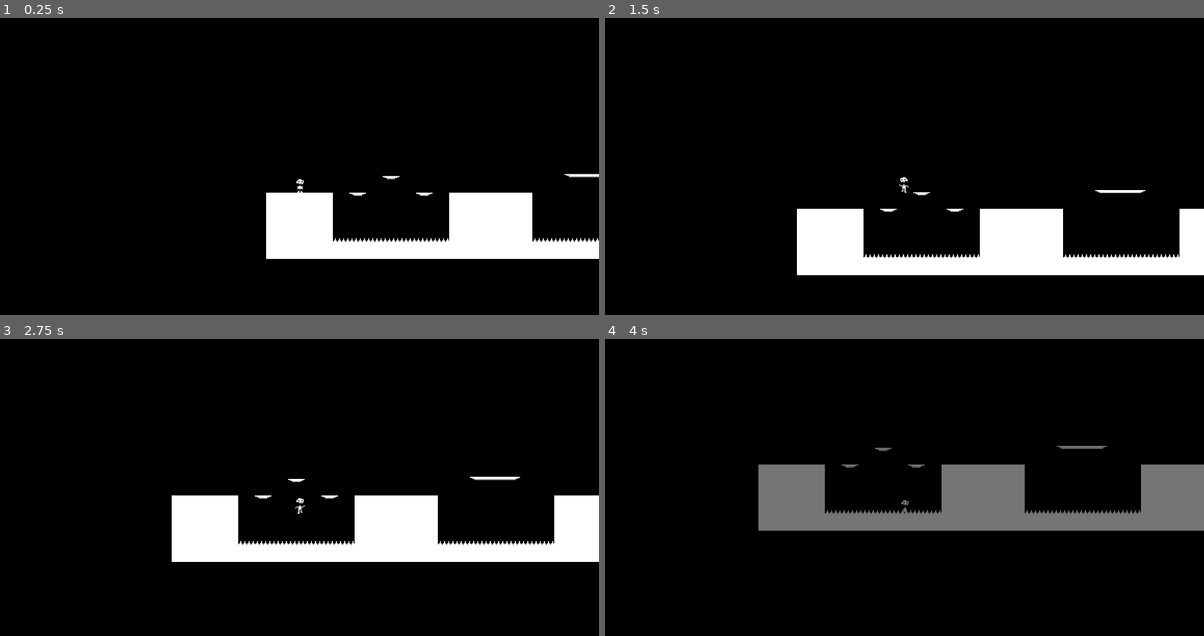
Above: before the commit, frames 1-4 (two rows, left to right).
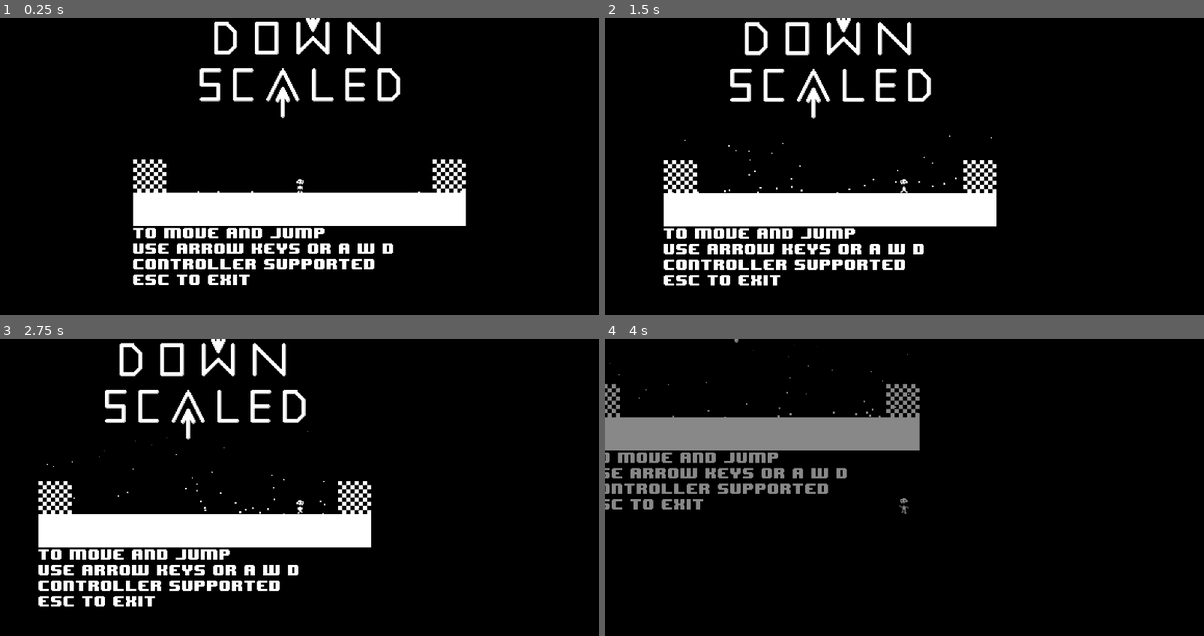
Above: after the commit, the same moments.

Repository: epicfarmer/gmtk2024
Game: Godot game, scene res://levels/Level0.tscn
Two runs of this game, one before a commit and one after it. Both use one fixed random seed, a clock stepped at 60 frames per second and the inputs below. Before the commit the project starts from res://levels/Level1.tscn. Sound files missing from this copy of the repository are replaced by a short silence.
Inputs:
- Up to frame 1 (0.25 s): no input
- Up to frame 2 (1.5 s): tap Enter at 0.5 s; hold D (move_right) 0.53-1.28 s; tap Space (jump) at 0.6, 0.77, 1.07, 1.35 s; hold A (move_left) from 1.28 s (still down)
- Up to frame 3 (2.75 s): tap Space (jump) at 1.52, 1.82, 2.1 s; release A (move_left) at 2.03 s; hold D (move_right) from 2.03 s (still down)
- Up to frame 4 (4 s): tap Space (jump) at 2.85, 3.02, 3.32, 3.6, 3.77 s; release D (move_right) at 3.53 s; hold A (move_left) from 3.53 s (still down)

The runs differ from the first frame. In frame 1, 16% of the frame differs, in the area x 22-100%, y 0-90%; in frame 2, 18%; in frame 3, 18%; in frame 4, 19%, in the area x 0-100%, y 0-65%.

Commit message:
added title level

Diff:
--- /dev/null
+++ b/levels/Level0.tscn
@@ -0,0 +1,67 @@
+[gd_scene load_steps=10 format=3 uid="uid://c0n7qfqemb72b"]
+
+[ext_resource type="Script" path="res://scripts/Enterable.gd" id="1_21o2t"]
+[ext_resource type="TileSet" uid="uid://cm0nh06kmdhu4" path="res://scenes/tilesetBW.tres" id="2_0ko7g"]
+[ext_resource type="Texture2D" uid="uid://k4swijtq6c1m" path="res://images/downscaled_title.png" id="3_p13x6"]
+[ext_resource type="PackedScene" uid="uid://cttlirq504m1f" path="res://scenes/Player2D.tscn" id="4_u1r1o"]
+[ext_resource type="FontFile" uid="uid://cv3673t15t5j6" path="res://images/8-BIT WONDER.TTF" id="5_p43b0"]
+[ext_resource type="PackedScene" uid="uid://c3kssdpdyt7hw" path="res://scenes/level_complete_zone.tscn" id="6_8a13o"]
+
+[sub_resource type="LabelSettings" id="LabelSettings_f4soy"]
+font = ExtResource("5_p43b0")
+font_size = 12
+
+[sub_resource type="RectangleShape2D" id="RectangleShape2D_cgdei"]
+size = Vector2(32, 32)
+
+[sub_resource type="Curve" id="Curve_73nvu"]
+_data = [Vector2(0.0561798, 0.945055), 0.0, 0.0, 0, 0, Vector2(0.640449, 0.527472), 0.0, 0.0, 0, 0, Vector2(0.94382, 0.0879121), 0.0, 0.0, 0, 0]
+point_count = 3
+
+[node name="Level0" type="Area2D"]
+script = ExtResource("1_21o2t")
+
+[node name="TileMap" type="TileMap" parent="."]
+tile_set = ExtResource("2_0ko7g")
+format = 2
+layer_0/tile_data = PackedInt32Array(65526, 65536, 0, 131062, 65536, 0, 65527, 65536, 0, 131063, 65536, 0, 65528, 65536, 0, 131064, 65536, 0, 65529, 65536, 0, 131065, 65536, 0, 65530, 65536, 0, 131066, 65536, 0, 65531, 65536, 0, 131067, 65536, 0, 65532, 65536, 0, 131068, 65536, 0, 65533, 65536, 0, 131069, 65536, 0, 65534, 65536, 0, 131070, 65536, 0, 65535, 65536, 0, 131071, 65536, 0, 0, 65536, 0, 65536, 65536, 0, 1, 65536, 0, 65537, 65536, 0, 2, 65536, 0, 65538, 65536, 0, 3, 65536, 0, 65539, 65536, 0, 4, 65536, 0, 65540, 65536, 0, 5, 65536, 0, 65541, 65536, 0, 6, 65536, 0, 65542, 65536, 0, 7, 65536, 0, 65543, 65536, 0, 8, 65536, 0, 65544, 65536, 0, 9, 65536, 0, 65545, 65536, 0, -131063, 327680, 1, -131064, 327680, 1, -65528, 327680, 1, -65527, 327680, 1, -65546, 327680, 1, -65545, 327680, 1, -9, 327680, 1, -10, 327680, 1)
+
+[node name="DownscaledTitle" type="Sprite2D" parent="."]
+position = Vector2(0, -128)
+texture = ExtResource("3_p13x6")
+
+[node name="Player" parent="." instance=ExtResource("4_u1r1o")]
+
+[node name="Label" type="Label" parent="."]
+offset_left = -160.0
+offset_top = 32.0
+offset_right = 74.0
+offset_bottom = 74.0
+text = "to move and jump
+use arrow keys or a w d
+controller supported
+esc to exit"
+label_settings = SubResource("LabelSettings_f4soy")
+
+[node name="LevelCompleteZone" parent="." instance=ExtResource("6_8a13o")]
+
+[node name="CollisionShape2D" type="CollisionShape2D" parent="LevelCompleteZone"]
+position = Vector2(144, -16)
+shape = SubResource("RectangleShape2D_cgdei")
+
+[node name="LevelCompleteZone2" parent="." instance=ExtResource("6_8a13o")]
+
+[node name="CollisionShape2D" type="CollisionShape2D" parent="LevelCompleteZone2"]
+position = Vector2(-144, -16)
+shape = SubResource("RectangleShape2D_cgdei")
+
+[node name="up" type="CPUParticles2D" parent="."]
+amount = 50
+lifetime = 2.0
+emission_shape = 3
+emission_rect_extents = Vector2(160, 1)
+spread = 5.0
+gravity = Vector2(0, -50)
+scale_amount_min = 2.0
+scale_amount_max = 2.0
+scale_amount_curve = SubResource("Curve_73nvu")
--- a/levels/Level9.tscn
+++ b/levels/Level9.tscn
@@ -7,7 +7,7 @@
 
 [sub_resource type="Theme" id="Theme_cln43"]
 default_font = ExtResource("3_awtlf")
-default_font_size = 8
+default_font_size = 12
 
 [sub_resource type="Curve" id="Curve_j5gse"]
 _data = [Vector2(0.00561798, 1), 0.0, 0.0, 0, 0, Vector2(0.752809, 0.131868), 0.0, 0.0, 0, 0]
@@ -22,7 +22,6 @@
 offset_right = 151.0
 offset_bottom = -58.0
 theme = SubResource("Theme_cln43")
-theme_override_font_sizes/font_size = 16
 text = "Thanks for Playing"
 horizontal_alignment = 1
 
--- a/project.godot
+++ b/project.godot
@@ -11,7 +11,7 @@
 [application]
 
 config/name="Git"
-run/main_scene="res://levels/Level1.tscn"
+run/main_scene="res://levels/Level0.tscn"
 config/features=PackedStringArray("4.2", "GL Compatibility")
 config/icon="res://icon.svg"
 
--- a/scripts/levelmanager.gd
+++ b/scripts/levelmanager.gd
@@ -3,15 +3,15 @@
 @export_dir var level_dir_name = "res://levels"
 
 
-var levels = []
+var levels = ["res://levels/Level0.tscn","res://levels/Level1.tscn","res://levels/Level2.tscn","res://levels/Level3.tscn","res://levels/Level9.tscn"]
 
-var current_level = "res://levels/Level1.tscn"
+var current_level = "res://levels/Level0.tscn"
 
 func _ready():
 	# Pull all levels from `level_dir_name` and start the first one.
 	# This will just quit to menu if the levels aren't found for whatever reason
 	# Levels are loaded in alphabetical order
-	_populate_levels()
+	#_populate_levels()
 	current_level = levels[0]
 	#restart()
 #	var root = get_tree().root
Binary file added: images/downscaled_title.png
Not shown, added: images/downscaled_title.png.import
